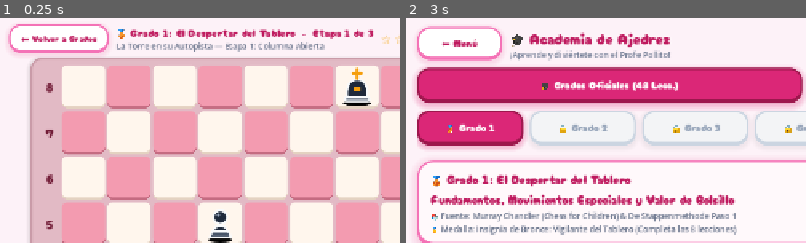
Above: before the commit, frames 1-2 (left to right).
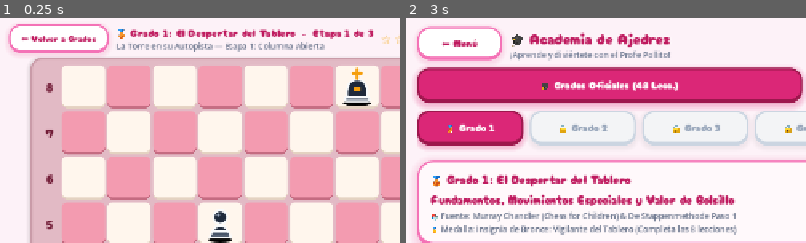
Above: after the commit, the same moments.

Repository: Xx5n0wxX/ajedrez-de-pollito
Game: Godot game, scene res://scenes/AulaAcademia.tscn
Two runs of this game, one before a commit and one after it. Both use one fixed random seed, a clock stepped at 60 frames per second and the inputs below. This scene is started directly instead of the project's main scene.
Inputs:
- Up to frame 1 (0.25 s): no input
- Up to frame 2 (3 s): click "🔄 Reiniciar" at 0.5 s; click "🔄 Reiniciar" at 1.25 s; click "🔄 Reiniciar" at 2 s; click "⬅ Volver a Grados" (after the commit: "⬅️ Volver a Grados") at 2.75 s
The pictures show only the part of the screen within x 0-50%, y 0-50%; the shares and areas given below are measured in that part.

The runs differ from the first frame. In frame 1, 0.3% of the frame differs, in the area x 5-25%, y 8-11%; in frame 2, nothing differs.

Commit message:
Release v1.0.4 (Build 5): Zona segura (Safe Area) global para notch de camara y barra de notificaciones aplicada a todas las pantallas del juego (Partida Bot, Versus Online, Academia, Aula y Menu)

Diff:
--- a/scripts/AulaAcademia.gd
+++ b/scripts/AulaAcademia.gd
@@ -228,6 +228,14 @@
 		main_layout.vertical = true
 		main_layout.add_theme_constant_override("separation", 10)
 
+		if is_instance_valid(btn_back_to_map):
+			btn_back_to_map.text = "⬅️ Volver"
+			btn_back_to_map.custom_minimum_size = Vector2(116, 48)
+		if is_instance_valid(lbl_grade_title):
+			lbl_grade_title.autowrap_mode = TextServer.AUTOWRAP_WORD_SMART
+		if is_instance_valid(lbl_lesson_title):
+			lbl_lesson_title.autowrap_mode = TextServer.AUTOWRAP_WORD_SMART
+
 		if is_instance_valid(left_column):
 			left_column.size_flags_horizontal = Control.SIZE_EXPAND_FILL
 			left_column.size_flags_vertical = Control.SIZE_EXPAND_FILL
@@ -249,6 +257,10 @@
 	else:
 		main_layout.vertical = false
 		main_layout.add_theme_constant_override("separation", 20)
+
+		if is_instance_valid(btn_back_to_map):
+			btn_back_to_map.text = "⬅️ Volver a Grados"
+			btn_back_to_map.custom_minimum_size = Vector2(165, 48)
 
 		if is_instance_valid(left_column):
 			left_column.size_flags_horizontal = Control.SIZE_EXPAND_FILL
--- a/scripts/GameController.gd
+++ b/scripts/GameController.gd
@@ -5324,6 +5324,8 @@
 			sm.layout_swap_toggled.connect(_on_layout_swap_toggled)
 		if sm.has_signal("mobile_mode_changed") and not sm.mobile_mode_changed.is_connected(_on_mobile_mode_changed):
 			sm.mobile_mode_changed.connect(_on_mobile_mode_changed)
+		if sm.has_signal("safe_area_changed") and not sm.safe_area_changed.is_connected(_on_safe_area_changed):
+			sm.safe_area_changed.connect(_on_safe_area_changed)
 
 	if not is_instance_valid(btn_swap_layout):
 		btn_swap_layout = %BtnSwapLayout if has_node("%BtnSwapLayout") else find_child("BtnSwapLayout", true, false)
@@ -5372,6 +5374,9 @@
 	_update_responsive_layout()
 
 func _on_screen_orientation_changed(_is_portrait: bool) -> void:
+	_update_responsive_layout()
+
+func _on_safe_area_changed(_top: float) -> void:
 	_update_responsive_layout()
 
 func _on_viewport_size_changed() -> void:
@@ -5403,6 +5408,11 @@
 
 	if not is_instance_valid(main_layout):
 		return
+
+	var safe_top: float = 0.0
+	if has_node("/root/ScreenManager"):
+		safe_top = get_node("/root/ScreenManager").get_safe_top_margin()
+	main_layout.offset_top = safe_top + 12.0
 
 	var is_swapped: bool = false
 	var is_mob: bool = false
--- a/scripts/MainMenu.gd
+++ b/scripts/MainMenu.gd
@@ -327,6 +327,12 @@
 
 		card.pivot_offset = card.size * 0.5
 		card.scale = target_scale * 0.85
+		var safe_top: float = 0.0
+		if has_node("/root/ScreenManager"):
+			safe_top = get_node("/root/ScreenManager").get_safe_top_margin()
+		if safe_top > 0.0 and card.global_position.y < safe_top:
+			card.position.y += (safe_top - card.global_position.y) + 8.0
+
 		var tw := create_tween()
 		tw.tween_property(card, "scale", target_scale, 0.22).set_trans(Tween.TRANS_BACK).set_ease(Tween.EASE_OUT)
 
@@ -1573,6 +1579,8 @@
 			sm.orientation_changed.connect(_on_orientation_changed)
 		if sm.has_signal("mobile_mode_changed") and not sm.mobile_mode_changed.is_connected(_on_mobile_mode_changed):
 			sm.mobile_mode_changed.connect(_on_mobile_mode_changed)
+		if sm.has_signal("safe_area_changed") and not sm.safe_area_changed.is_connected(_on_safe_area_changed):
+			sm.safe_area_changed.connect(_on_safe_area_changed)
 	if has_node("/root/AcademyManager"):
 		var am = get_node("/root/AcademyManager")
 		if am.has_signal("progress_updated") and not am.progress_updated.is_connected(_update_mobile_profile_and_stats):
@@ -1586,6 +1594,9 @@
 	_update_responsive_menu()
 
 func _on_orientation_changed(_is_portrait: bool) -> void:
+	_update_responsive_menu()
+
+func _on_safe_area_changed(_top: float) -> void:
 	_update_responsive_menu()
 
 func _on_viewport_resized() -> void:
--- a/scripts/OnlineGameController.gd
+++ b/scripts/OnlineGameController.gd
@@ -415,6 +415,8 @@
 			sm.layout_swap_toggled.connect(_on_layout_swap_toggled)
 		if sm.has_signal("mobile_mode_changed") and not sm.mobile_mode_changed.is_connected(_on_mobile_mode_changed):
 			sm.mobile_mode_changed.connect(_on_mobile_mode_changed)
+		if sm.has_signal("safe_area_changed") and not sm.safe_area_changed.is_connected(_on_safe_area_changed):
+			sm.safe_area_changed.connect(_on_safe_area_changed)
 
 	style_card_portrait = StyleBoxFlat.new()
 	style_card_portrait.bg_color = Color(1.0, 1.0, 1.0, 0.98)
@@ -445,6 +447,9 @@
 func _on_viewport_size_changed() -> void:
 	_update_responsive_layout()
 
+func _on_safe_area_changed(_top: float) -> void:
+	_update_responsive_layout()
+
 func _update_responsive_layout(animate: bool = false) -> void:
 	var vp = get_viewport()
 	if not vp:
@@ -458,6 +463,11 @@
 func _apply_responsive_layout(is_portrait: bool, animate: bool = false) -> void:
 	if not is_instance_valid(main_layout) or not is_instance_valid(versus_panel_container):
 		return
+
+	var safe_top: float = 0.0
+	if has_node("/root/ScreenManager"):
+		safe_top = get_node("/root/ScreenManager").get_safe_top_margin()
+	main_layout.offset_top = safe_top + 12.0
 
 	_is_portrait_mode = is_portrait
 
--- a/scripts/ScreenManager.gd
+++ b/scripts/ScreenManager.gd
@@ -92,6 +92,17 @@
 			win.size_changed.connect(_on_window_size_changed)
 	_update_screen_scale()
 	_initialized = true
+	get_tree().node_added.connect(_on_node_added)
+
+func _on_node_added(node: Node) -> void:
+	if node is Control and node.get_parent() == get_tree().root:
+		# Escena raíz recién montada: sincronizar Safe Area global
+		call_deferred("_apply_global_safe_area_to_root_scene", node)
+
+func _apply_global_safe_area_to_root_scene(scene_control: Control) -> void:
+	if not is_instance_valid(scene_control):
+		return
+	safe_area_changed.emit(get_safe_top_margin())
 
 func _load_settings() -> void:
 	if not FileAccess.file_exists(SETTINGS_PATH):
--- a/version.json
+++ b/version.json
@@ -1,8 +1,8 @@
 {
-  "version_code": 4,
-  "version_name": "1.0.3",
+  "version_code": 5,
+  "version_name": "1.0.4",
   "release_date": "2026-11-07",
-  "notes": "Rediseno completo de la Academia y Gimnasio tactico con estilo 3D, textos grandes y Safe Area para notch y barra de estado",
+  "notes": "Zona segura (Safe Area) global para notch de camara y barra de notificaciones aplicada a todas las pantallas del juego (Partida Bot, Versus Online, Academia, Aula y Menu)",
   "pck_url": "https://github.com/Xx5n0wxX/ajedrez-de-pollito/releases/latest/download/update_android.pck",
   "pck_win_url": "https://github.com/Xx5n0wxX/ajedrez-de-pollito/releases/latest/download/update_windows.pck",
   "apk_url": "https://github.com/Xx5n0wxX/ajedrez-de-pollito/releases/latest/download/Ajedrez_de_Pollito.apk",
Not shown, changed: export_presets.cfg
